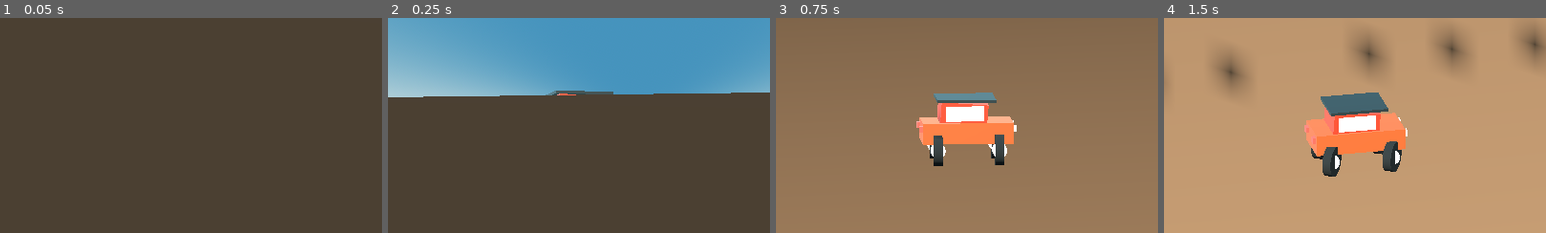
Above: before the commit, frames 1-4 (left to right).
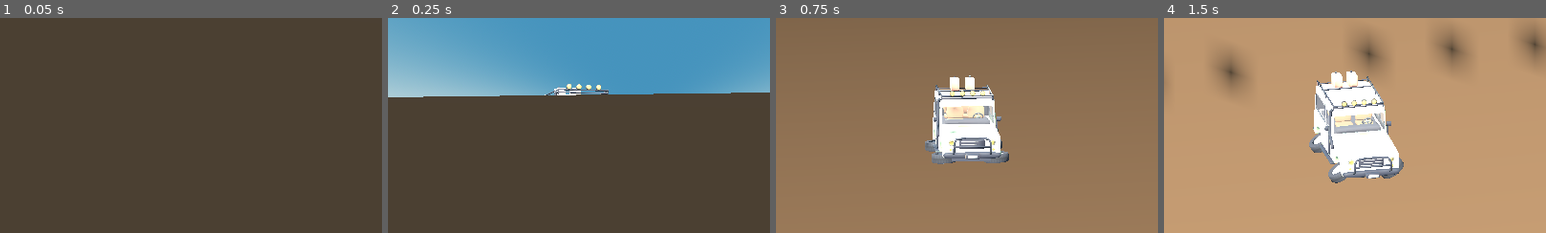
Above: after the commit, the same moments.

Repository: mahdialloui01-art/Extreme-Hill-Racing
Game: Godot game, scene res://scenes/main.tscn
Same seed, same stepped clock (60 frames per second), same inputs: the game is played once before the commit and once after it.
Inputs:
- Up to frame 1 (0.05 s): no input
- Up to frame 2 (0.25 s): no input
- Up to frame 3 (0.75 s): hold Right from 0.53 s (still down)
- Up to frame 4 (1.5 s): release Right at 1.28 s; hold Left from 1.28 s (still down)
The pictures show only the part of the screen within x 17-67%, y 25-75%; the shares and areas given below are measured in that part.

Frame 1 is identical in both runs. In frame 2, 0.5% of the frame differs, in the area x 41-59%, y 30-36%; in frame 3, 7.3%; in frame 4, 9.8%, in the area x 36-64%, y 24-77%.

Commit message:
Connect imported off-road vehicle model from repository root

Diff:
--- a/scripts/car_3d.gd
+++ b/scripts/car_3d.gd
@@ -5,7 +5,7 @@
 const BRAKE_FORCE := 48.0
 const MAX_SPEED := 37.0
 const GRAVITY := 24.0
-const VEHICLE_MODEL_PATH := "res://assets/vehicles/rally_suv.glb"
+const VEHICLE_MODEL_PATH := "res://off-road-4x4 (2).glb"
 
 var touch_accelerate := false
 var touch_brake := false
